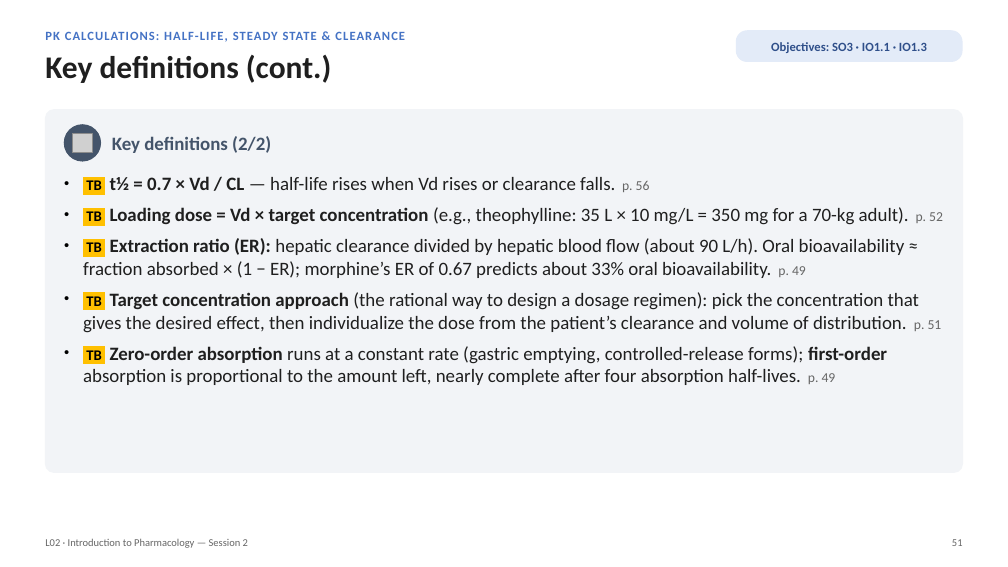
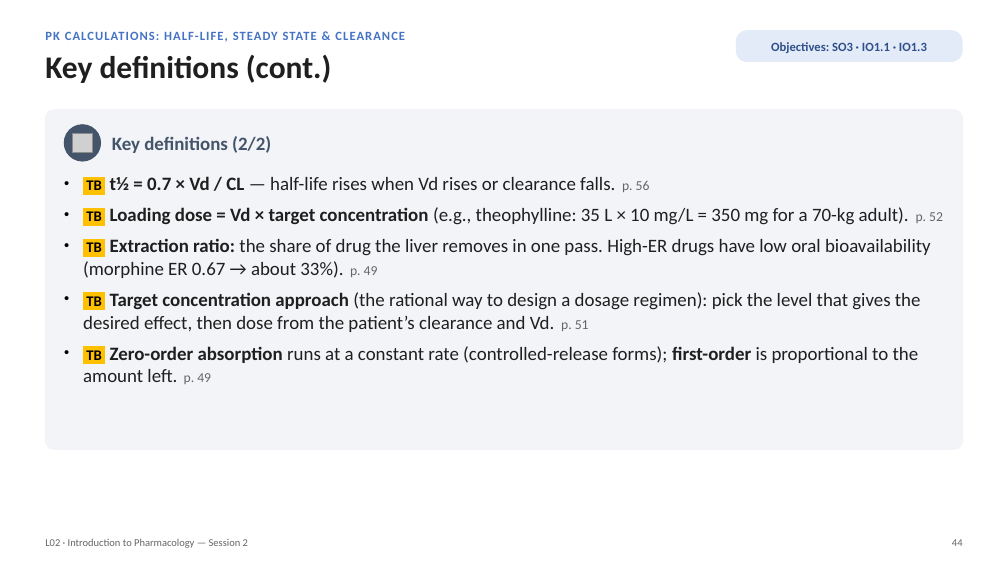
Before and after one commit to bishwokrit/DPAS-Pharm, a slide deck: slide 44 of docs/L02/L02_Unit_1_Introduction_to_Pharmacology_Session_2_study_deck.pptx (slide 51 before the commit). Drawn at 1008x567 pixels with LibreOffice and Linux fonts; fonts in the diff are those of the drawing; grey boxes stand for pictures. Boxes give left, top, right and bottom in pixels: in the first picture for what was removed or moved away, otherwise in the second. Text is boxed around its words. In the diff, an @@ line names an element or a change of style, - is before the commit and + after.

```diff
--- a/docs/L02/L02_Unit_1_Introduction_to_Pharmacology_Session_2_study_deck.pptx
+++ b/docs/L02/L02_Unit_1_Introduction_to_Pharmacology_Session_2_study_deck.pptx
@@ rounded rectangle: place and size @@
-rounded rectangle at box(45, 110, 963, 473)
+rounded rectangle at box(45, 110, 963, 450)
@@ rounded rectangle at box(45, 110, 963, 450): proportions changed @@
@@ text at box(83, 238, 931, 384): text changed @@
-• TB Extraction ratio (ER): hepatic clearance divided by hepatic blood flow (about 90 L/h). Oral bioavailability ≈ fraction absorbed × (1 − ER); morphine’s ER of 0.67 predicts about 33% oral bioavailability. p. 49
-• TB Target concentration approach (the rational way to design a dosage regimen): pick the concentration that gives the desired effect, then individualize the dose from the patient’s clearance and volume of distribution. p. 51
-• TB Zero-order absorption runs at a constant rate (gastric emptying, controlled-release forms); first-order absorption is proportional to the amount left, nearly complete after four absorption half-lives. p. 49
+• TB Extraction ratio: the share of drug the liver removes in one pass. High-ER drugs have low oral bioavailability (morphine ER 0.67 → about 33%). p. 49
+• TB Target concentration approach (the rational way to design a dosage regimen): pick the level that gives the desired effect, then dose from the patient’s clearance and Vd. p. 51
+• TB Zero-order absorption runs at a constant rate (controlled-release forms); first-order is proportional to the amount left. p. 49
@@ text at box(952, 539, 963, 546): text changed @@
-51
+44
```
Also in this commit, not shown: 95 other slides changed, 20 slides removed, 46 other files.
